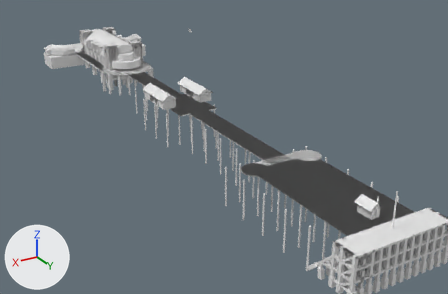
The Blender file legs substructure and landing stage/legs substructure and landing stage.blend, before and after one commit.
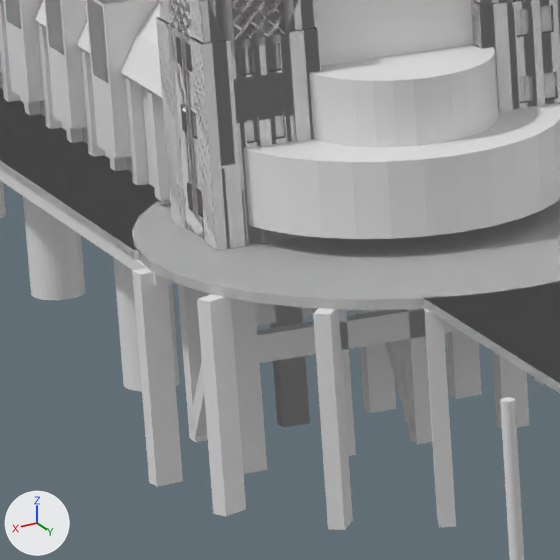
Old and new are each drawn whole from a camera (50 mm lens) standing at (98.5, 282.3, 74.9) and looking at (-27.9, 71.6, -30.5) and again close up on the part from 20% to 31% of the width and 16% to 33% of the height. Every picture has the same lights, and +X, +Y and +Z are marked at lower left.
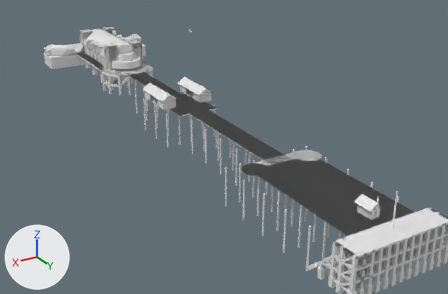
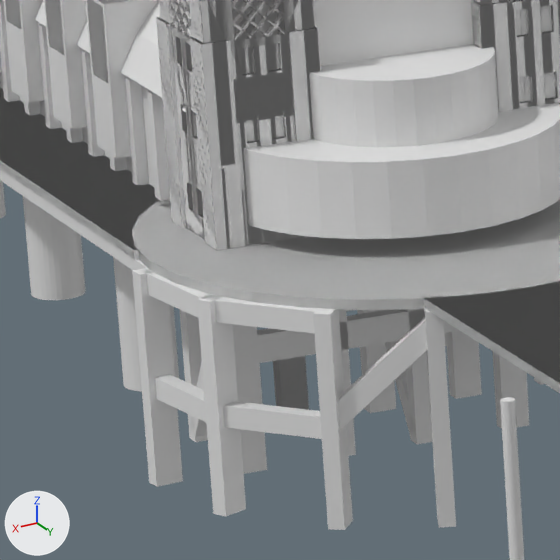
What the commit changed:
Mesh me_cube_272_1 is new.
It is a box spanning x -0.55..0.55, y -0.33..0.33, z 0.0..4.65.
Mesh me_cube_270_1 is new.
It is a box spanning x -0.55..0.55, y -0.33..0.33, z 0.0..5.65.
Object 'Cube.170' (ob_cube_170) is new; it shows me_cube_272_1.
Its location is (9.94, 40.44, -0.83).
Its rotation in degrees is (-129, 90, 0).
Its scale is (0.774, 1.0, 1.0).
It gains a MIRROR modifier named 'Mirror'.
Modifier setting: mirror_object = ob_empty_pier_emphalos.
Object 'Cube.169' (ob_cube_169) is new; it shows a copy of me_cube_272_1.
Its location is (10.67, 35.79, -0.83).
Its rotation in degrees is (-98, 90, 0).
Its scale is (0.774, 1.0, 1.0).
It gains a MIRROR modifier named 'Mirror'.
Modifier setting: mirror_object = ob_empty_pier_emphalos.
Object 'Cube.168' (ob_cube_168) is new; it shows me_cube_270_1.
Its location is (7.14, 44.0, -4.87).
Its rotation in degrees is (-180, 132, -27).
Its scale is (0.774, 1.0, 1.0).
It gains a MIRROR modifier named 'Mirror'.
Modifier setting: mirror_object = ob_empty_pier_emphalos.
Object 'Cube.167' (ob_cube_167) is new; it shows a copy of me_cube_272_1.
Its location is (9.94, 40.44, -4.95).
Its rotation in degrees is (-129, 90, 0).
Its scale is (0.774, 1.0, 1.0).
It gains a MIRROR modifier named 'Mirror'.
Modifier setting: mirror_object = ob_empty_pier_emphalos.
Object 'Cube.166' (ob_cube_166) is new; it shows a copy of me_cube_272_1.
Its location is (10.67, 35.79, -4.95).
Its rotation in degrees is (-98, 90, 0).
Its scale is (0.774, 1.0, 1.0).
It gains a MIRROR modifier named 'Mirror'.
Modifier setting: mirror_object = ob_empty_pier_emphalos.

Location of each change, (x1, y1, x2, y2) in pixels of the close-ups (560 x 560 px):
'Cube.168', added
    after: (319, 317, 427, 430)
'Cube.167', added
    after: (223, 401, 322, 439)
'Cube.170', added
    after: (211, 296, 324, 333)
'Cube.166', added
    after: (155, 374, 206, 422)
'Cube.169', added
    after: (145, 271, 218, 317)
'Railings, decking', unchanged, uncovered by the edit
    before: (0, 88, 560, 382)
    after: (0, 89, 560, 393)
